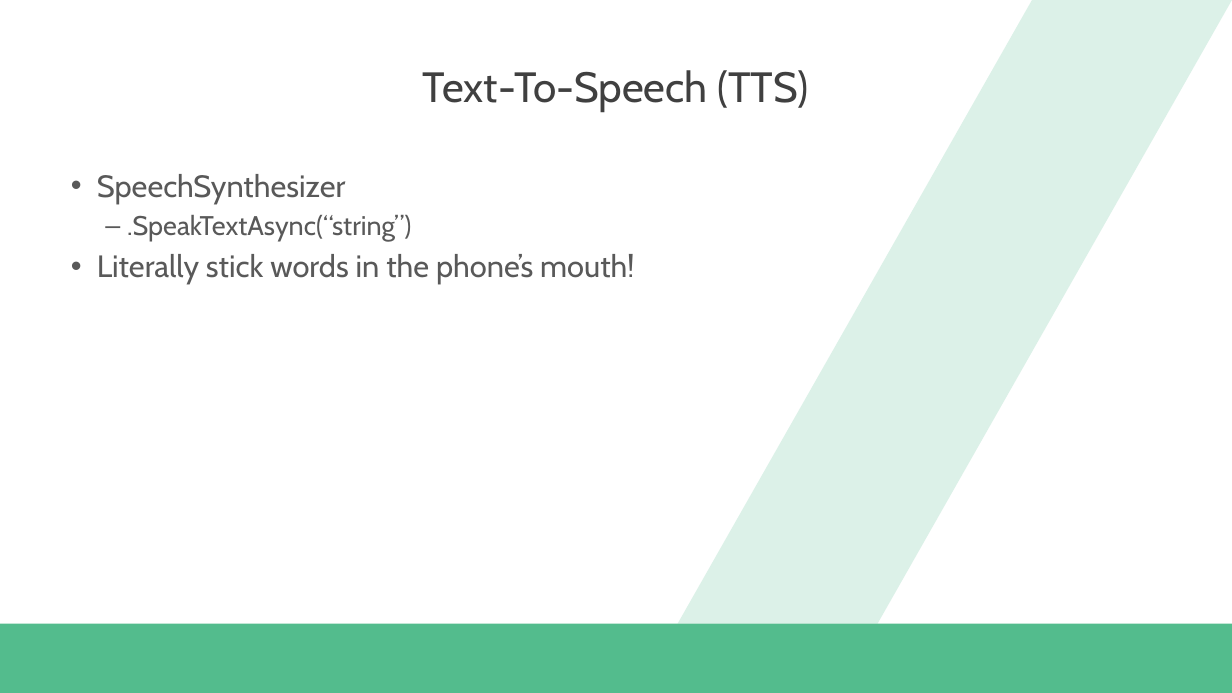
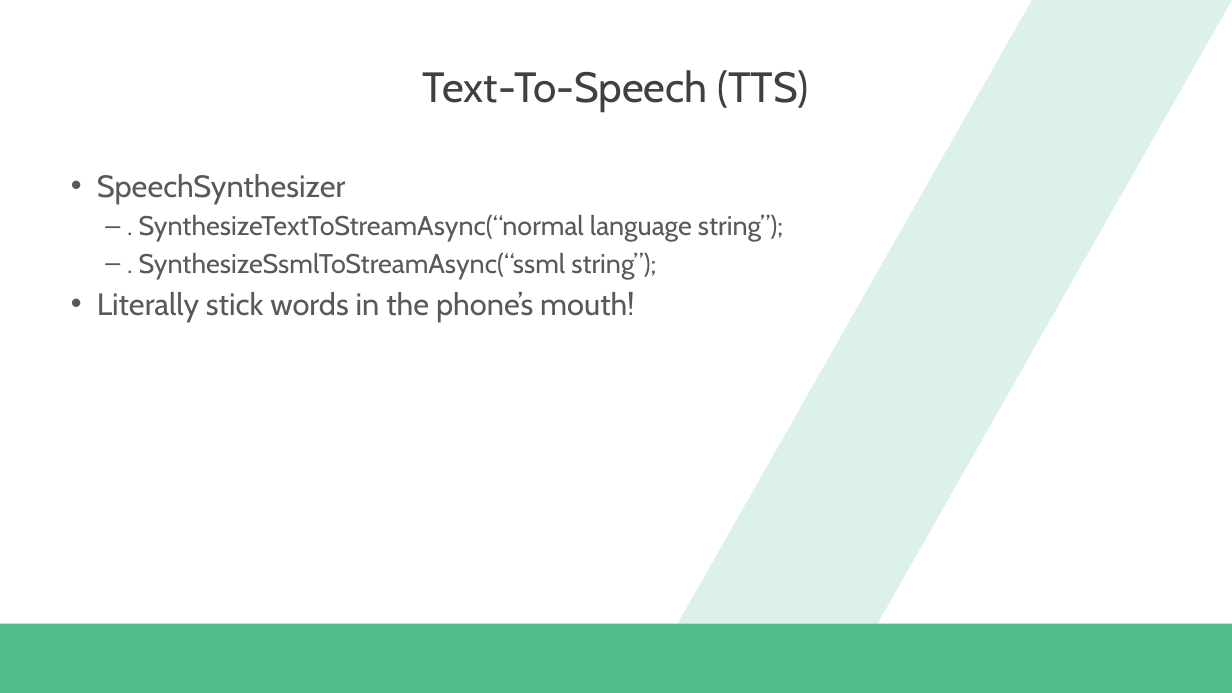
Before and after one commit to dannydwarren/Cortana-Location-UWP, a slide deck: slide 5 of Hey Cortana, Where Am I.pptx. Drawn at 1232x693 pixels with LibreOffice and Linux fonts; fonts in the diff are those of the drawing; background and template pictures are left out. Boxes give left, top, right and bottom in pixels: in the first picture for what was removed or moved away, otherwise in the second. Text is boxed around its words. In the diff, an @@ line names an element or a change of style, - is before the commit and + after.

```diff
--- a/Hey Cortana, Where Am I.pptx
+++ b/Hey Cortana, Where Am I.pptx
@@ text at bbox=[139, 215, 783, 279]: text changed @@
-  – .SpeakTextAsync(“string”)
+  – . SynthesizeTextToStreamAsync(“normal language string”);
+  – . SynthesizeSsmlToStreamAsync(“ssml string”);
```
Also in this commit, not shown: 2 other slides changed, 2 slides added, 2 other files.
